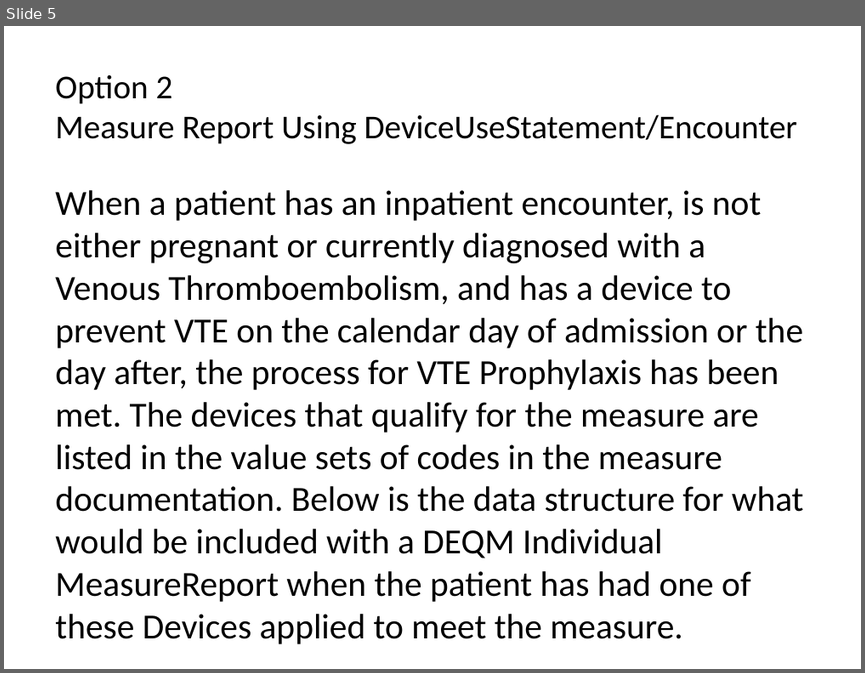
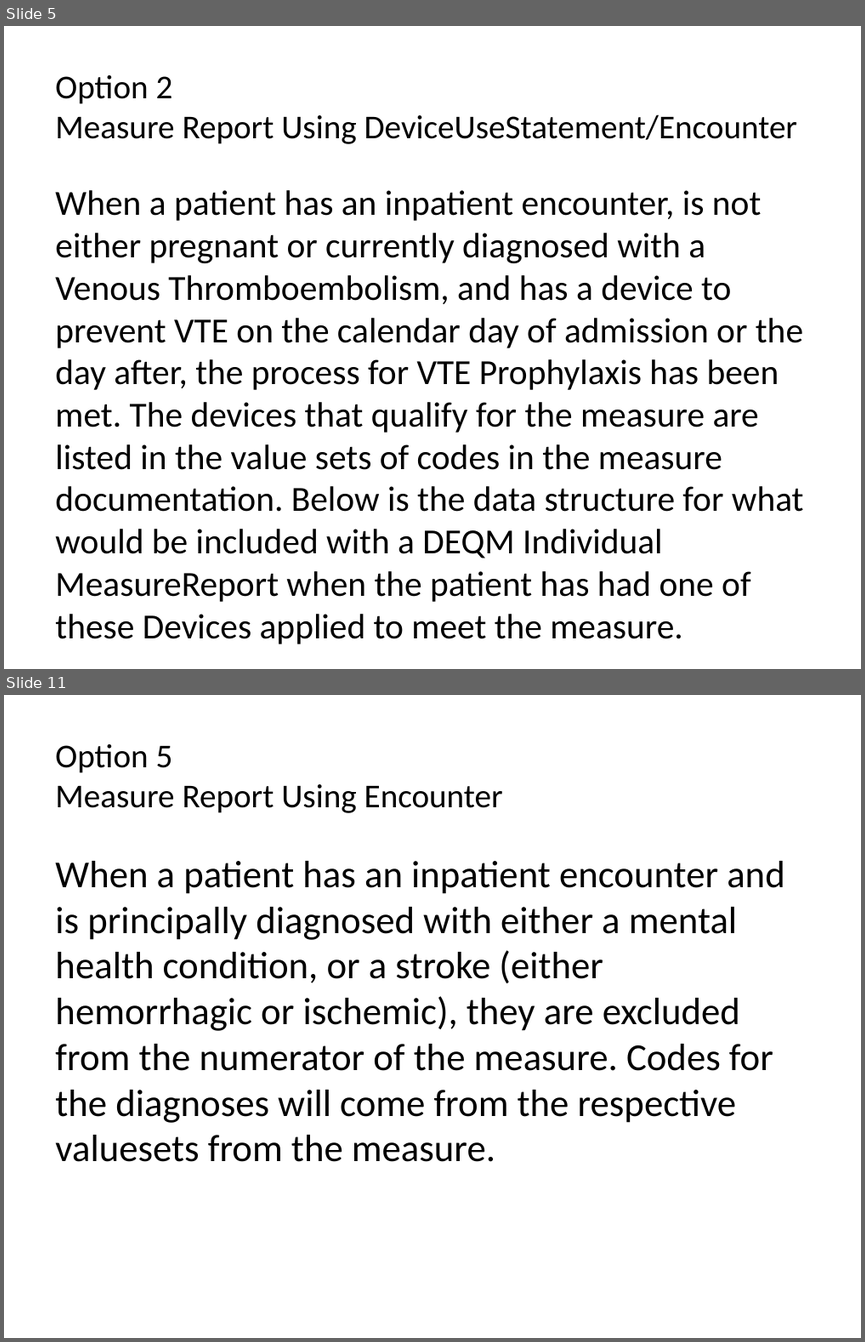
Before and after one commit to HL7/davinci-deqm, a slide deck: source/pages/assets/images/source/DEQM Resource Diagram - VTE.pptx. Shown one above the other, each under a label of ours: slide 5 before the commit, slides 5 and 11 after it; the slides between them are not shown. The pictures are 865x673 and 865x1342 pixels, drawn with LibreOffice and Linux fonts; fonts in the diff are those of the drawing. Boxes give left, top, right and bottom in pixels: in the first picture for what was removed or moved away, otherwise in the second. Text is boxed around its words. In the diff, an @@ line names an element or a change of style, - is before the commit and + after.

```diff
--- a/source/pages/assets/images/source/DEQM Resource Diagram - VTE.pptx
+++ b/source/pages/assets/images/source/DEQM Resource Diagram - VTE.pptx
@@ slide 11 added at box(4, 695, 861, 1338), background #FFFFFF @@
@@ title added at box(55, 744, 503, 813), 28 pt, text #000000 @@
+Option 5
+Measure Report Using Encounter
@@ text added at box(55, 861, 785, 1162), 32 pt, text #000000 @@
+When a patient has an inpatient encounter and is principally diagnosed with either a mental health condition, or a stroke (either hemorrhagic or ischemic), they are excluded from the numerator of the measure. Codes for the diagnoses will come from the respective valuesets from the measure.
```
Also in this commit, not shown: 5 slides changed, 7 other slides added, 1 slide removed, 9 other files.
